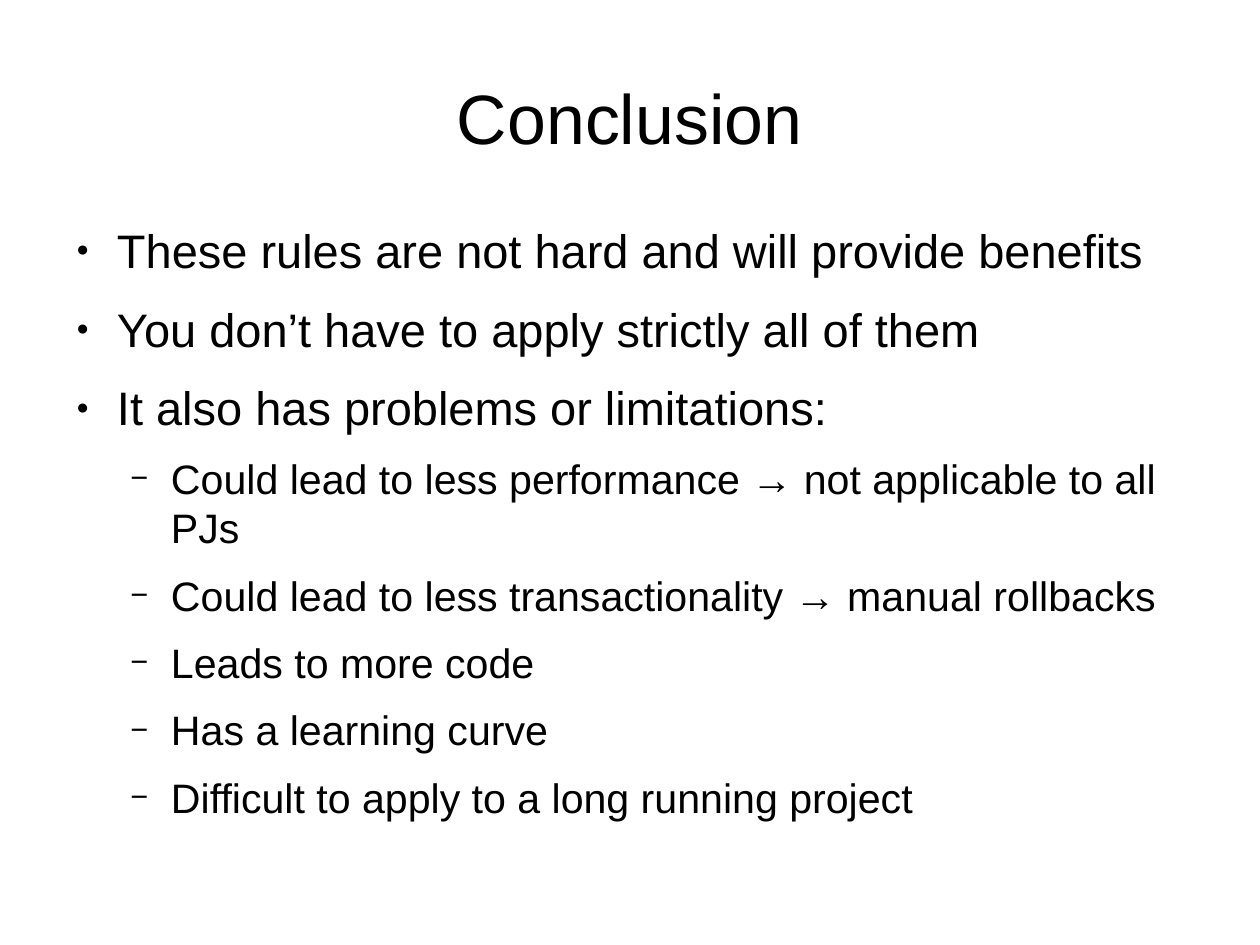
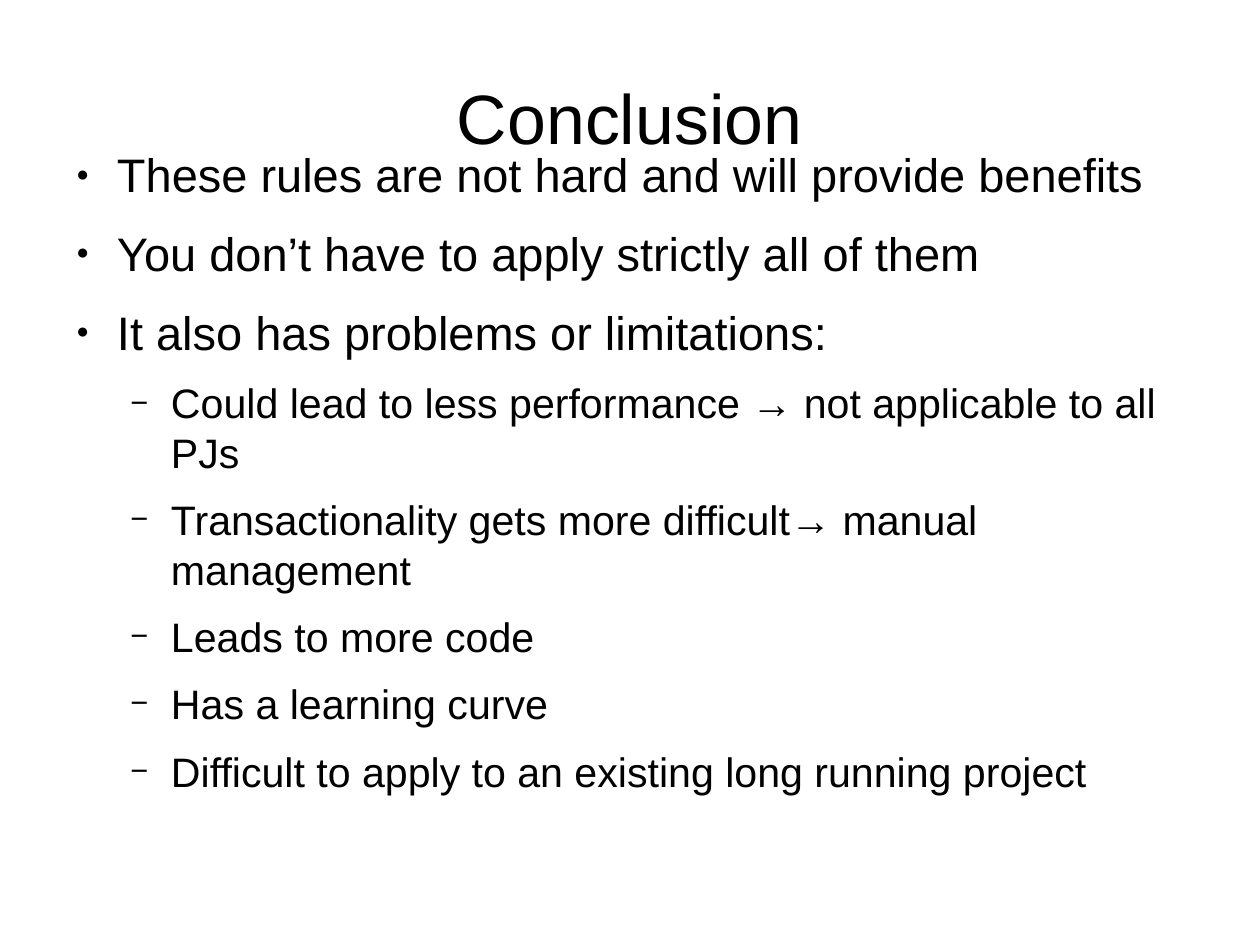
Before and after one commit to illuque/CleanArchitectureKata, a slide deck: slide 15 of kata/presentation.odp. Drawn at 1260x945 pixels with LibreOffice and Linux fonts; fonts in the diff are those of the drawing. Boxes give left, top, right and bottom in pixels: in the first picture for what was removed or moved away, otherwise in the second. Text is boxed around its words. In the diff, an @@ line names an element or a change of style, - is before the commit and + after.

```diff
--- a/kata/presentation.odp
+++ b/kata/presentation.odp
@@ text "These rules are not hard ..." at box(117, 158, 1156, 795): vertical alignment top to middle @@
@@ text at box(171, 505, 978, 593): text changed @@
-  − Could lead to less transactionality → manual rollbacks
+  − Transactionality gets more difficult→ manual management
@@ text at box(171, 757, 1086, 795): text changed @@
-  − Difficult to apply to a long running project
+  − Difficult to apply to an existing long running project
```
Also in this commit, not shown: 8 other slides changed, 2 other files.
